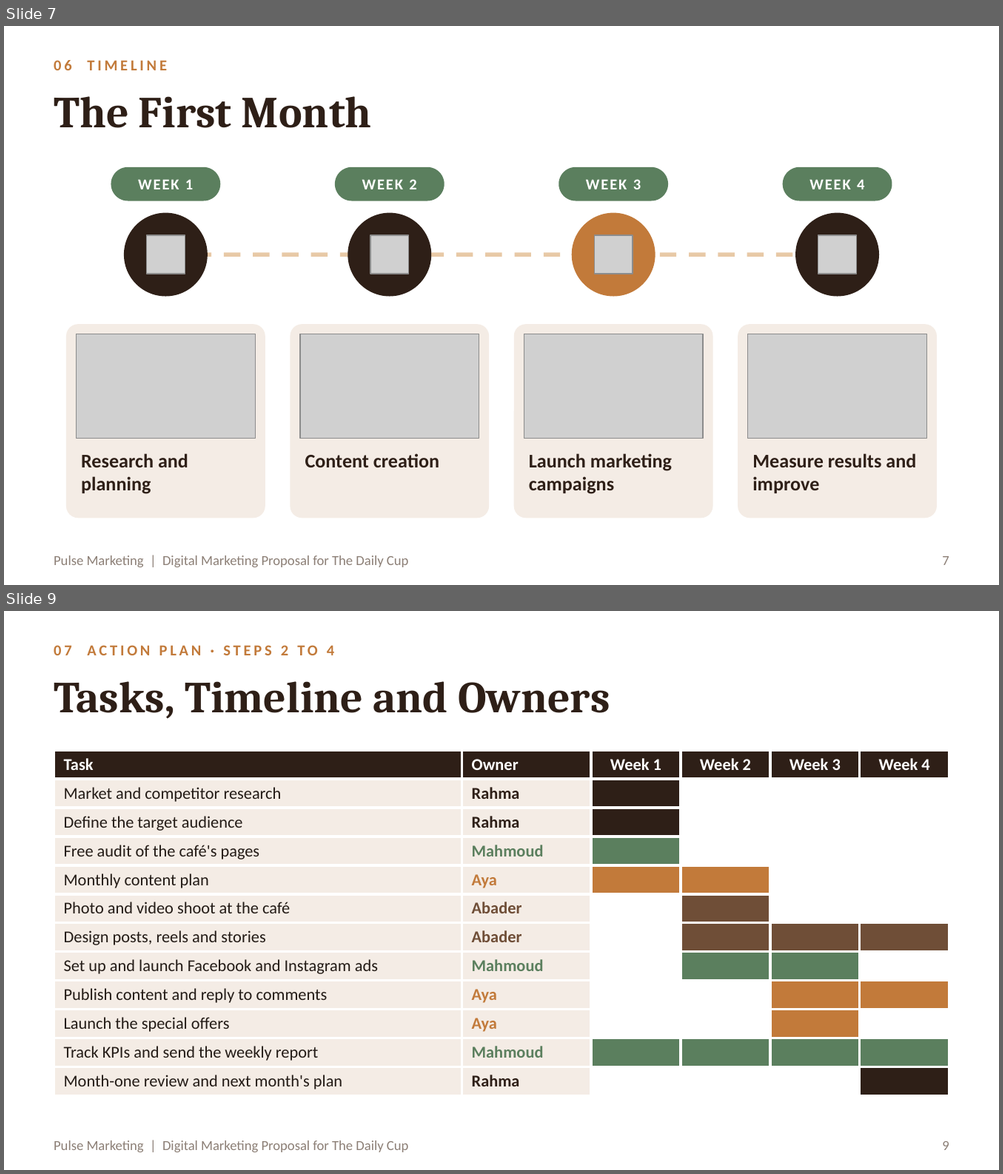
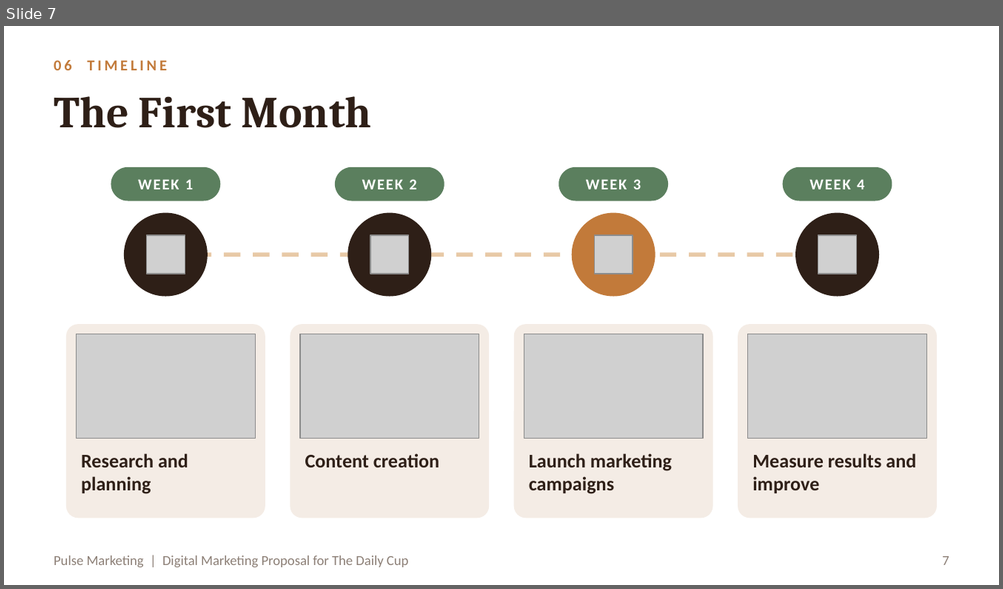
Before and after one commit to RahmaOshba/RahmaOshba, a slide deck: Cafe_Marketing_Proposal.pptx. Shown one above the other, each under a label of ours: slides 7 and 9 before the commit, slide 7 after it; the slides between them are not shown. The pictures are 1003x1174 and 1003x589 pixels, drawn with LibreOffice and Linux fonts; fonts in the diff are those of the drawing; grey boxes stand for pictures. Boxes give left, top, right and bottom in pixels: in the first picture for what was removed or moved away, otherwise in the second. Text is boxed around its words. In the diff, an @@ line names an element or a change of style, - is before the commit and + after.

```diff
--- a/Cafe_Marketing_Proposal.pptx
+++ b/Cafe_Marketing_Proposal.pptx
@@ slide 9 removed at (x1=4, y1=611, x2=999, y2=1170), background #FFFFFF; not listed: 1 template element that a slide beside it also shows @@
@@ text removed at (x1=54, y1=645, x2=334, y2=655) @@
-07 ACTION PLAN · STEPS 2 TO 4
@@ title removed at (x1=54, y1=681, x2=610, y2=718) @@
-Tasks, Timeline and Owners
@@ table removed at (x1=54, y1=750, x2=949, y2=1093), 12 rows, 6 columns @@
-Task | Owner | Week 1 | Week 2 | Week 3 | Week 4
-Market and competitor research | Rahma |  |  |  | 
-Define the target audience | Rahma |  |  |  | 
-Free audit of the café's pages | Mahmoud |  |  |  | 
-Monthly content plan | Aya |  |  |  | 
-Photo and video shoot at the café | Abader |  |  |  | 
-Design posts, reels and stories | Abader |  |  |  | 
-Set up and launch Facebook and Instagram ads | Mahmoud |  |  |  | 
-Publish content and reply to comments | Aya |  |  |  | 
-Launch the special offers | Aya |  |  |  | 
-Track KPIs and send the weekly report | Mahmoud |  |  |  | 
-Month-one review and next month's plan | Rahma |  |  |  | 
@@ page number removed at (x1=942, y1=1142, x2=948, y2=1150) @@
-9
```
Also in this commit, not shown: 6 slides changed, 3 other slides removed, 3 other files.
